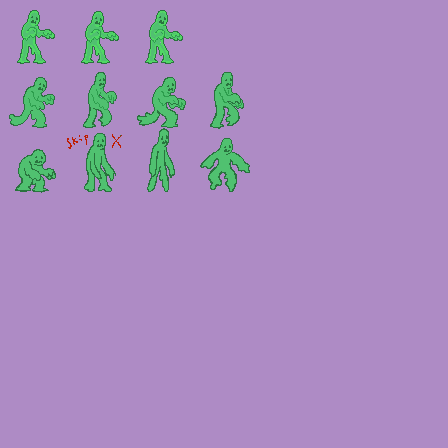
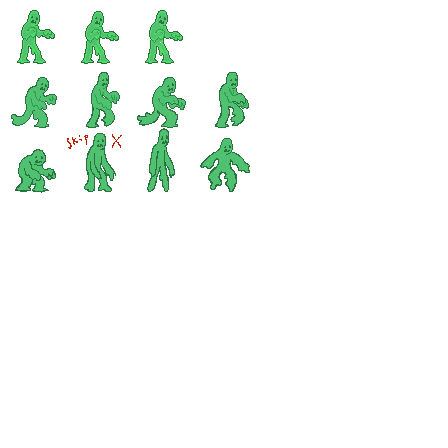
Layer changes from the first 448x448 image to the second:
painted on "Paint Layer 6" over [0, 0, 353, 383]
hid "Background" over [0, 0, 448, 448]
